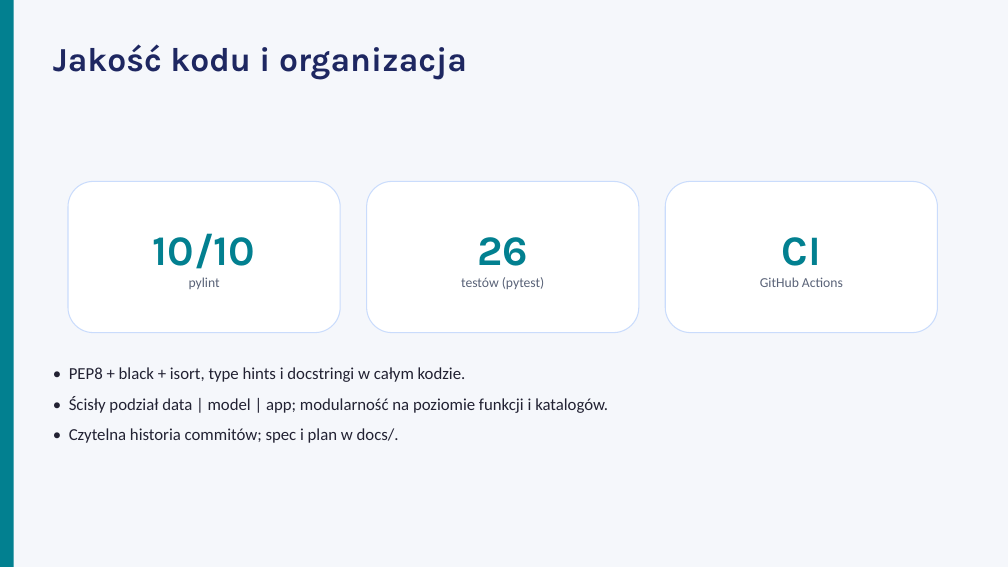
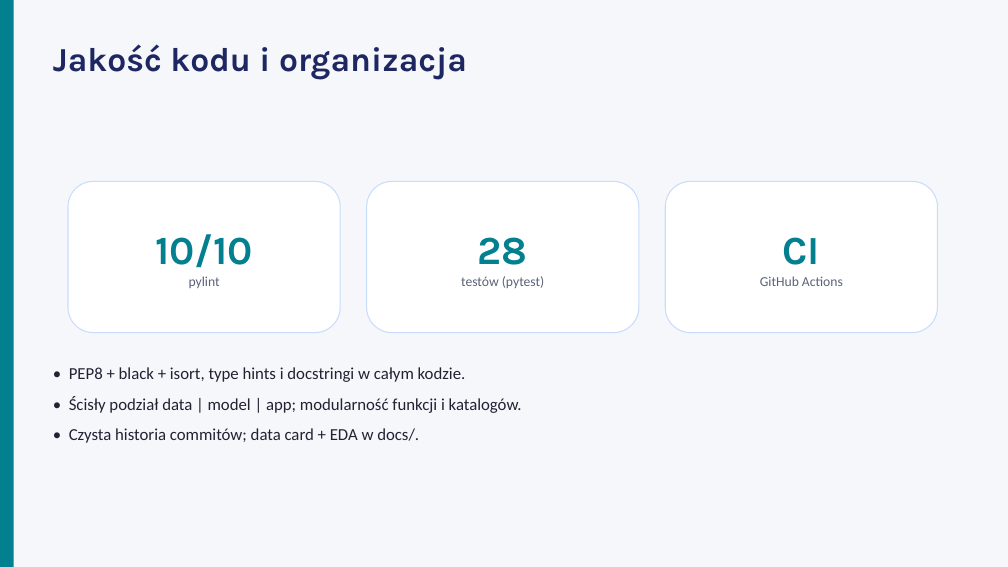
Before and after one commit to nimzoi/SUML-project, a slide deck: slide 9 of slides.pptx. Drawn at 1008x567 pixels with LibreOffice and Linux fonts; fonts in the diff are those of the drawing. Boxes give left, top, right and bottom in pixels: in the first picture for what was removed or moved away, otherwise in the second. Text is boxed around its words. In the diff, an @@ line names an element or a change of style, - is before the commit and + after.

Commit message:
pivot docs + slides to laptop topic

```diff
--- a/slides.pptx
+++ b/slides.pptx
@@ text in rounded rectangle at [155,234,253,268]: size 40 to 38 pt in "10/10" @@
@@ text in rounded rectangle at [478,237,528,265]: text changed; size 40 to 38 pt @@
-26
+28
@@ text in rounded rectangle at [783,237,820,265]: size 40 to 38 pt in "CI" @@
@@ text at [69,396,522,443]: text changed @@
-• Ścisły podział data | model | app; modularność na poziomie funkcji i katalogów.
-• Czytelna historia commitów; spec i plan w docs/.
+• Ścisły podział data | model | app; modularność funkcji i katalogów.
+• Czysta historia commitów; data card + EDA w docs/.
```
Also in this commit, not shown: 7 other slides changed, 2 slides added, 2 slides removed, 8 other files.
